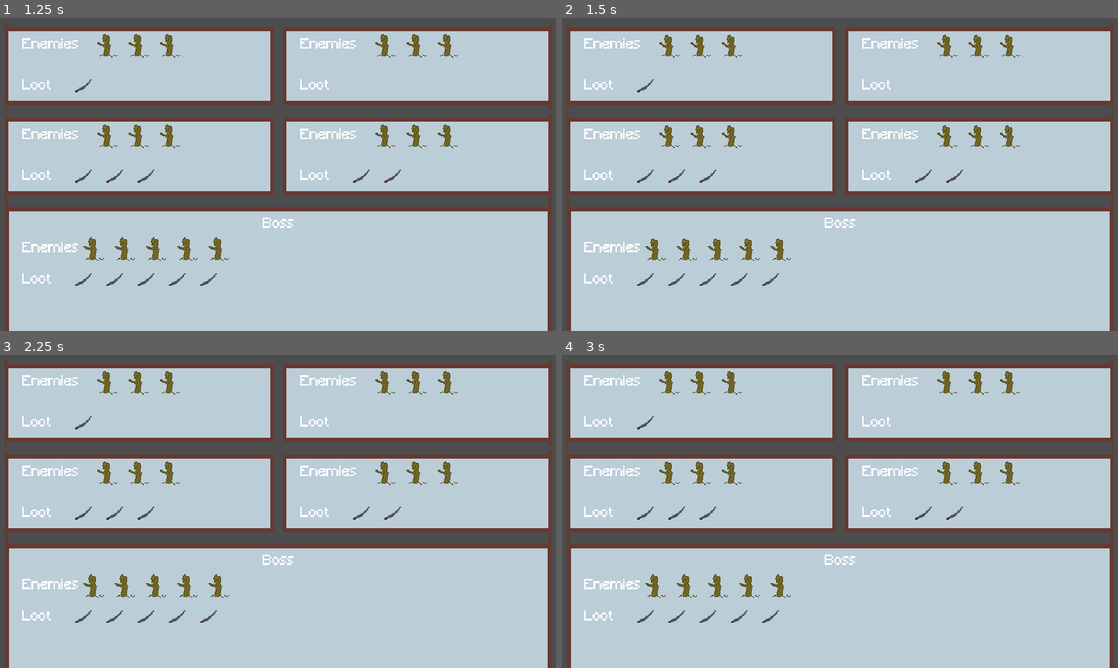
Above: before the commit, frames 1-4 (two rows, left to right).
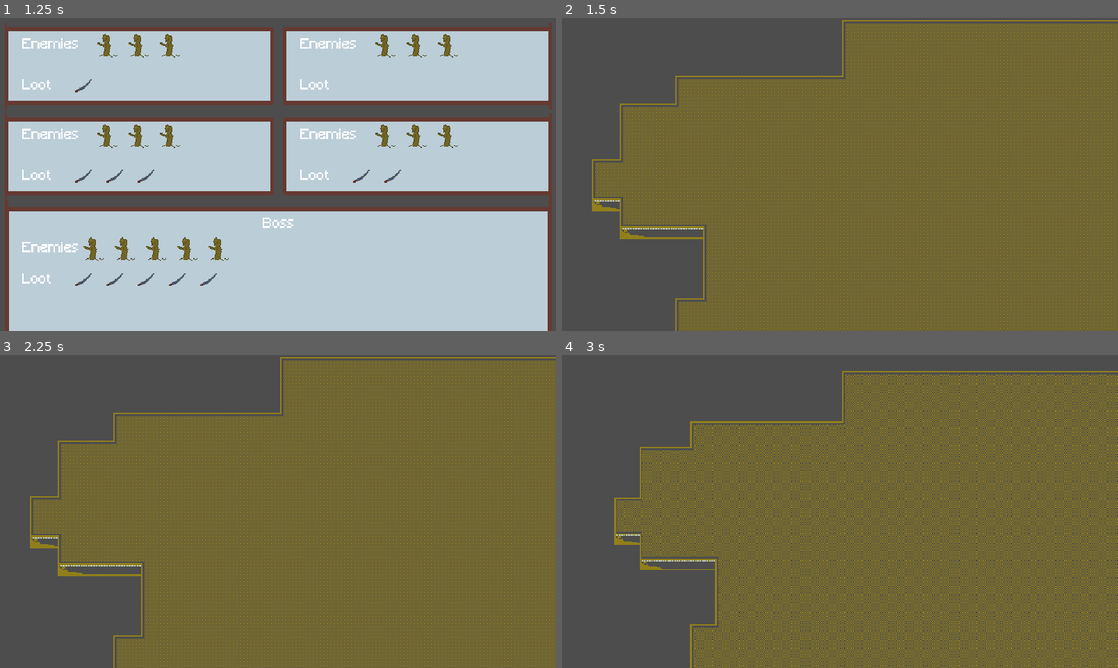
Above: after the commit, the same moments.

Repository: HartThomas/grid-based-card-fighter
Game: Godot game, scene res://ui/main_menu/main_menu.tscn
Same seed, same stepped clock (60 frames per second), same inputs: the game is played once before the commit and once after it.
Inputs (mouse positions are in pixels of both pictures, inside the frame that each line leads up to):
- Up to frame 1 (1.25 s): click (289, 133) at 0.5 s
- Up to frame 2 (1.5 s): tap Enter at 1.25 s; drag from (701, 64) to (895, 105) at 1.27 s
- Up to frame 3 (2.25 s): drag from (417, 401) to (250, 574) at 2.02 s
- Up to frame 4 (3 s): move the mouse to (701, 492) at 2.77 s; tap Mouse wheel down (camera_zoom_out) at 2.85 s; click (701, 492) at 2.92 s

Frame 1 is identical in both runs. In frame 2, 92% of the frame differs, in the area x 0-100%, y 0-100%; in frame 3, 92%; in frame 4, 91%.

Commit message:
Link up menu to level

Diff:
--- a/ui/level_menu/level_menu.gd
+++ b/ui/level_menu/level_menu.gd
@@ -5,12 +5,16 @@
 const OPTION_FLIPPED = preload("res://art/menus/option_flipped.png")
 const BOSS_OPTION = preload("res://ui/level_menu/boss_option/boss_option.tscn")
 @onready var boss_container: BoxContainer = $"../BossContainer"
+const target_scene_path = "res://gameplay/level/level.tscn"
+var progress : Array[float]
+var loading_status : int
 
 func _ready() -> void:
 	var data = load("res://resources/levels/campaign/level_1.tres") as Level
 	for i in range(data.options.size()):
 		var new_option = option_scene.instantiate() as LevelOption
 		new_option.option_data = data.options[i]
+		new_option.option_clicked.connect(option_clicked.bind(new_option.option_data))
 		var style_box = StyleBoxTexture.new()
 		if i % 2 == 1:
 			style_box.texture = OPTION_FLIPPED
@@ -26,3 +30,23 @@
 		var boss_option = BOSS_OPTION.instantiate() as BossLevelOption
 		boss_option.boss_data = data.boss
 		boss_container.add_child(boss_option)
+
+func option_clicked(options : Option) -> void:
+	print(options.enemies[0].name)
+	#ResourceLoader.load_threaded_request(target_scene_path)
+	var next_level = load("res://gameplay/level/level.tscn")
+	get_tree().change_scene_to_packed(next_level)
+
+#func _process(_delta: float) -> void:
+	## Update the status:
+	#loading_status = ResourceLoader.load_threaded_get_status(target_scene_path, progress)
+	## Check the loading status:
+	#match loading_status:
+		##ResourceLoader.THREAD_LOAD_IN_PROGRESS:
+			##progress_bar.value = progress[0] * 100 # Change the ProgressBar value
+		#ResourceLoader.THREAD_LOAD_LOADED:
+			## When done loading, change to the target scene:
+			#get_tree().change_scene_to_packed(ResourceLoader.load_threaded_get(target_scene_path))
+		#ResourceLoader.THREAD_LOAD_FAILED:
+			## Well some error happend:
+			#print("Error. Could not load Resource")
--- a/ui/level_menu/level_option/level_option.gd
+++ b/ui/level_menu/level_option/level_option.gd
@@ -8,6 +8,7 @@
 var option_data : Option
 @onready var enemies_container: HBoxContainer = $EnemiesMarginContainer/EnemiesVBoxContainer/EnemiesContainer
 @onready var loot_container: HBoxContainer = $LootMarginContainer/LootHBoxContainer/LootContainer
+signal option_clicked(option_data)
 
 func _ready() -> void:
 	var data = load("res://resources/levels/campaign/level_1.tres") as Level
@@ -32,4 +33,4 @@
 
 func _on_gui_input(event: InputEvent) -> void:
 	if event is InputEventMouseButton and event.pressed and event.button_index == MOUSE_BUTTON_LEFT:
-		print(option_data)
+		option_clicked.emit()
